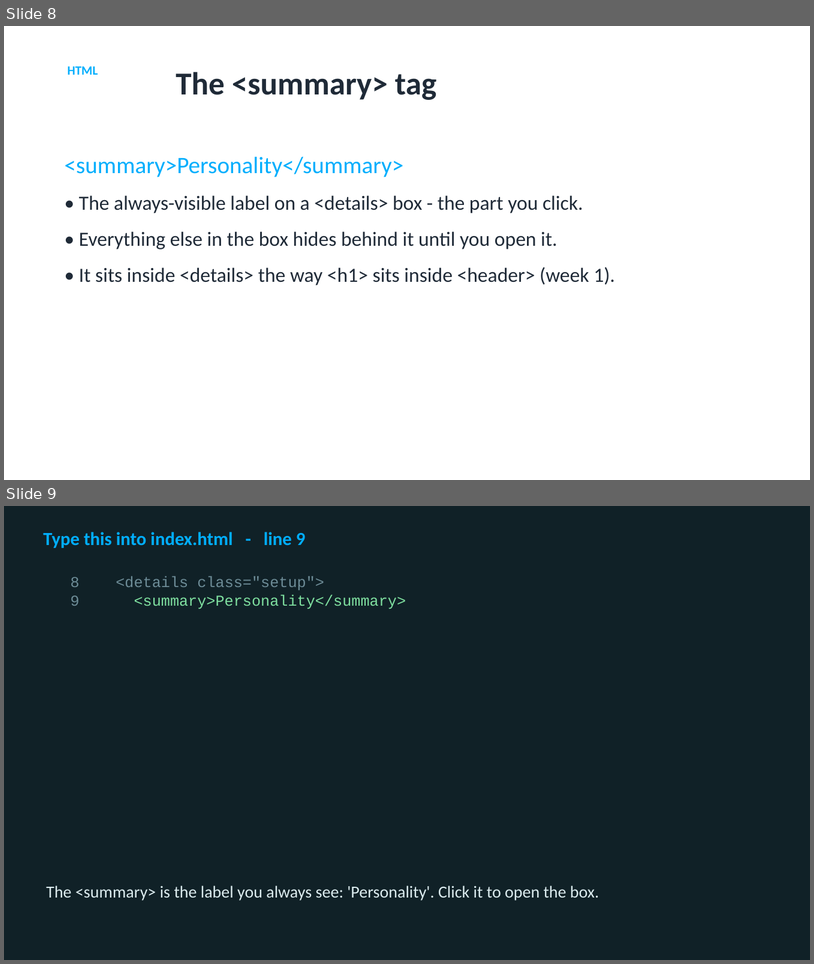
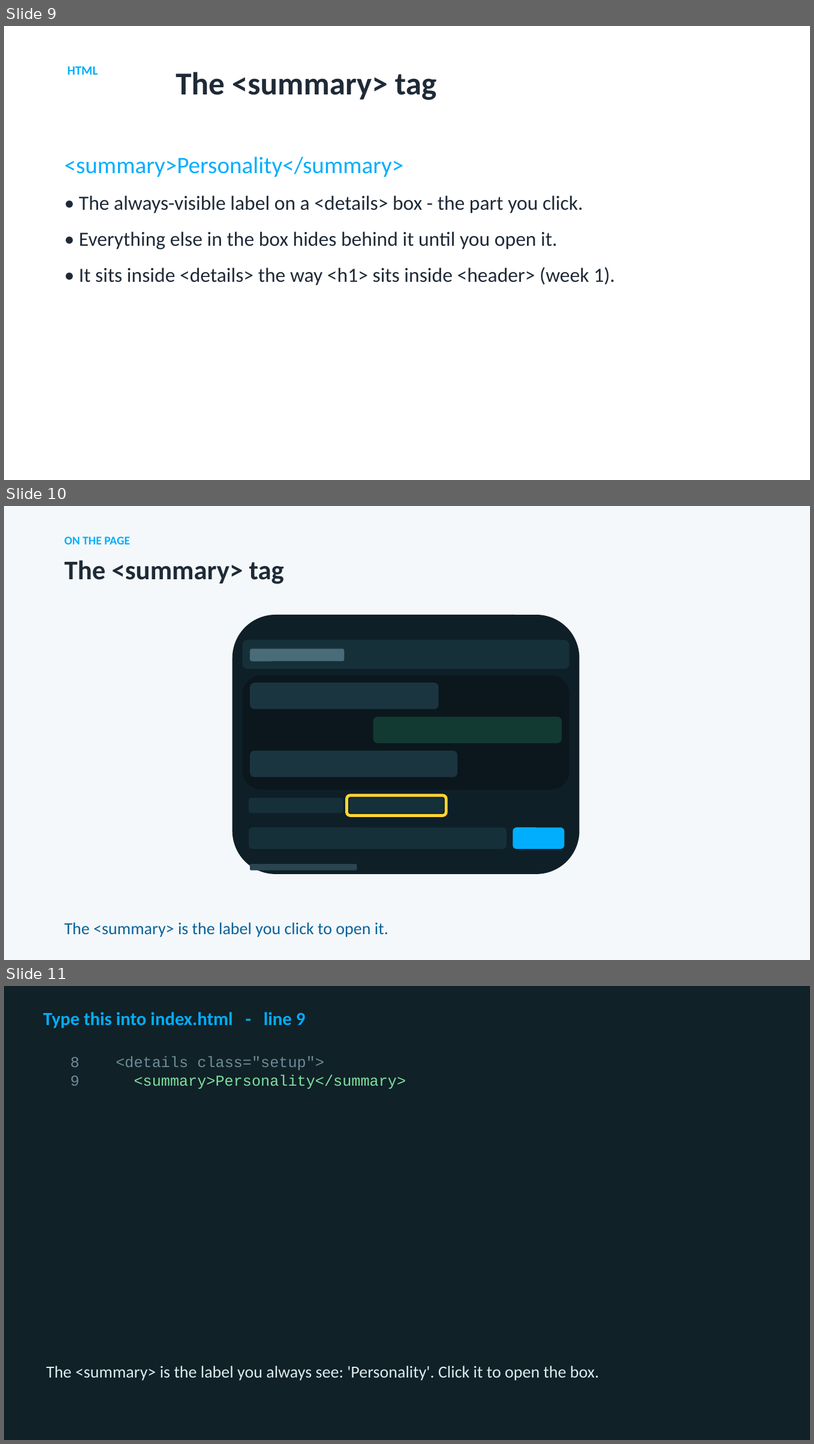
Before and after one commit to utgapps/utgapps.github.io, a slide deck: ai101/slides/week-06.pptx. Shown one above the other, each under a label of ours: slides 8 and 9 before the commit, slides 9, 10 and 11 after it. The pictures are 814x964 and 814x1444 pixels, drawn with LibreOffice and Linux fonts; fonts in the diff are those of the drawing. Boxes give left, top, right and bottom in pixels: in the first picture for what was removed or moved away, otherwise in the second. Text is boxed around its words. In the diff, an @@ line names an element or a change of style, - is before the commit and + after.

```diff
--- a/ai101/slides/week-06.pptx
+++ b/ai101/slides/week-06.pptx
@@ slide 10 added at [4,506,810,960], background #F4F8FB @@
@@ text added at [65,537,130,544], 14 pt, text #01AEFD, bold @@
+ON THE PAGE
@@ text added at [65,560,284,584], 32 pt, text #1F2A37, bold @@
+The <summary> tag
@@ rounded rectangle added at [233,615,580,874], fill #0F1F27 @@
@@ rounded rectangle added at [242,640,570,669], fill #16303A @@
@@ rounded rectangle added at [250,649,345,661], fill #4A6B78 @@
@@ rounded rectangle added at [242,675,570,789], fill #0B171D @@
@@ rounded rectangle added at [250,682,439,709], fill #1B3540 @@
@@ rounded rectangle added at [374,717,563,743], fill #123A32 @@
@@ rounded rectangle added at [250,750,458,777], fill #1B3540 @@
@@ rounded rectangle added at [249,798,344,813], fill #16303A @@
@@ rounded rectangle added at [347,795,446,815], outline #FFD633 3.5 pt @@
@@ rounded rectangle added at [350,798,444,813], fill #16303A @@
@@ rounded rectangle added at [249,827,507,849], fill #16303A @@
@@ rounded rectangle added at [513,827,565,849], fill #01AEFD @@
@@ rounded rectangle added at [250,864,357,870], fill #2A4550 @@
@@ text added at [65,922,389,937], 20 pt, text #0A6299 @@
+The <summary> is the label you click to open it.
@@ what was slide 8 is now slide 9 @@
@@ what was slide 9 is now slide 11 @@
```
Also in this commit, not shown: 4 slides changed, 1 other slide added, 29 other files.
